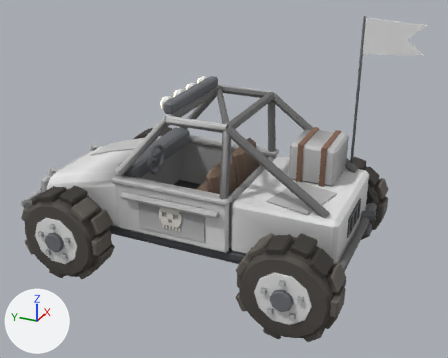
Renders of the glTF model assets/art/vehicles/wasteland_buggy/wasteland_buggy.glb from each side of a commit.
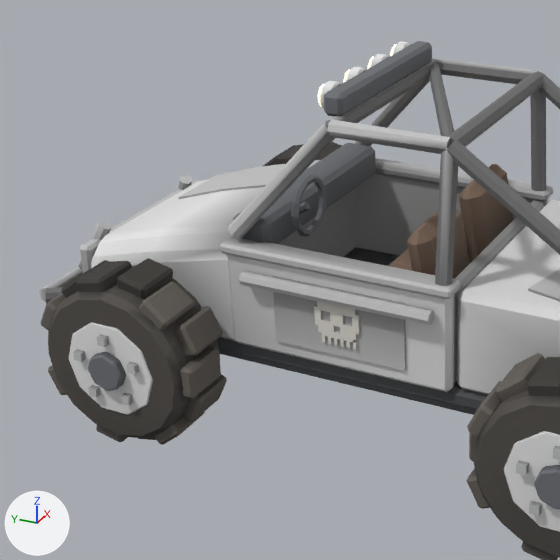
Each version is shown whole from a 50 mm camera at (-4.15, -1.97, 2.79) aimed at (-0.06, -0.12, 0.75), then close up on the part from 0% to 63% of the width and 16% to 94% of the height. Arrows for +X, +Y and +Z are at lower left; the lights stay in place. The older version's two pictures come first. Vertices at exactly the same position are counted once.

Before the edit, the objects in view are built like this:
```python
me_accent = bpy.data.meshes.new('Accent')
me_accent.from_pydata(...)  # 1410 vertices, 2616 faces; spans x -0.9..0.9, y -1.46..1.5, z 0.17..1.99
me_accent.materials.append(mat_accent)
me_neutral = bpy.data.meshes.new('Neutral')
me_neutral.from_pydata(...)  # 3570 vertices, 7616 faces; spans x -0.93..0.93, y -1.28..1.51, z 0.0..2.0
me_neutral.materials.append(mat_neutral)
ob_accent = bpy.data.objects.new('Accent', me_accent)
ob_accent.location = (0.0, 0.0, 0.0)
ob_neutral = bpy.data.objects.new('Neutral', me_neutral)
ob_neutral.location = (0.0, 0.0, 0.0)
```
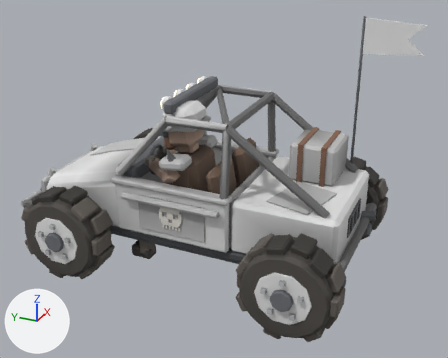
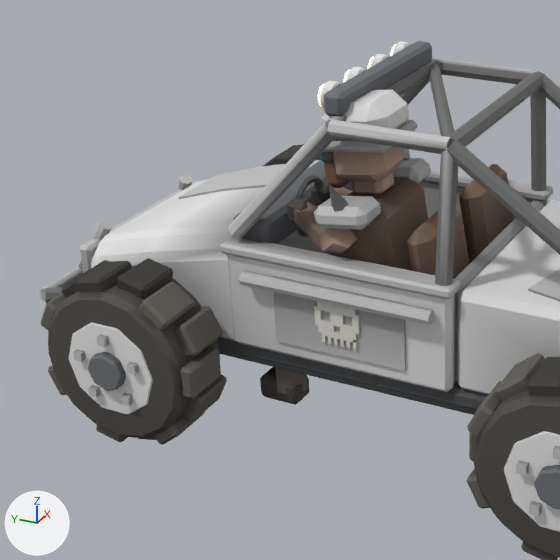
Boxes (x1, y1, x2, y2) around the edits, measured in the close-ups (560 x 560 px):
```json
{"part": 1, "of": "me_accent", "change": "added", "after": [321, 90, 409, 140]}
{"part": 2, "of": "me_accent", "change": "added", "after": [323, 120, 418, 153]}
{"part": 3, "of": "me_accent", "change": "added", "after": [314, 196, 381, 230]}
{"part": 4, "of": "me_accent", "change": "added", "after": [392, 158, 431, 185]}
{"part": 5, "of": "me_neutral", "change": "added", "after": [319, 152, 333, 162], "on screen": "mostly hidden"}
{"part": 6, "of": "me_neutral", "change": "added", "after": [320, 228, 357, 256], "on screen": "brown"}
{"part": 7, "of": "me_neutral", "change": "added", "after": [287, 195, 316, 224]}
{"part": 8, "of": "me_neutral", "change": "added", "after": [310, 179, 334, 206]}
{"part": 9, "of": "me_neutral", "change": "added", "after": [260, 147, 428, 405], "on screen": "brown"}
{"part": 10, "of": "me_neutral", "change": "recoloured", "before": [265, 86, 477, 272], "after": [265, 86, 477, 272]}
```

Scene script edits in JSON lines:
```json
{"block": "me_accent", "where": "# used by ob_accent; location = (0.0, 0.0, 0.0)"}
{"op": "remove", "block": "me_accent", "code": "me_accent.from_pydata(...)  # 1410 vertices, 2616 faces; spans x -0.9..0.9, y -1.46..1.5, z 0.17..1.99"}
{"op": "add", "block": "me_accent", "code": "me_accent.from_pydata(...)  # 1506 vertices, 2792 faces; spans x -0.9..0.9, y -1.46..1.5, z 0.17..1.99"}
{"block": "me_accent", "change": "me_accent part 1: a new loose piece of 24 vertices spanning x -0.38..-0.1, y -0.02..0.26, z 1.21..1.4, in mat_accent"}
{"block": "me_accent", "change": "me_accent part 2: a new loose piece of 24 vertices spanning x -0.39..-0.09, y -0.04..0.26, z 1.19..1.27, in mat_accent"}
{"block": "me_accent", "change": "me_accent part 3: a new loose piece of 24 vertices spanning x -0.54..-0.38, y -0.03..0.2, z 0.95..1.06, in mat_accent"}
{"block": "me_accent", "change": "me_accent part 4: a new loose piece of 24 vertices spanning x -0.1..0.06, y -0.03..0.2, z 0.95..1.06, in mat_accent"}
{"block": "me_neutral", "where": "# used by ob_neutral; location = (0.0, 0.0, 0.0)"}
{"op": "remove", "block": "me_neutral", "code": "me_neutral.from_pydata(...)  # 3570 vertices, 7616 faces; spans x -0.93..0.93, y -1.28..1.51, z 0.0..2.0"}
{"op": "add", "block": "me_neutral", "code": "me_neutral.from_pydata(...)  # 3920 vertices, 8236 faces; spans x -0.93..0.93, y -1.28..1.51, z 0.0..2.0"}
{"block": "me_neutral", "change": "me_neutral part 5: the loose piece of 24 vertices spanning x -0.4..0.4, y 0.13..0.21, z 1.35..1.43 is copied, and the copy is scaled about its middle by (0.282, 0.573, 0.641), then moved by (-0.24, 0.07, -0.21); it spans x -0.36..-0.12, y 0.21..0.27, z 1.14..1.21"}
{"block": "me_neutral", "change": "me_neutral part 6: a new loose piece, an icosphere of 20 faces spanning x -0.52..-0.35, y 0.05..0.23, z 0.8..0.98, in mat_neutral"}
{"block": "me_neutral", "change": "me_neutral part 7: the loose piece of 24 vertices spanning x -0.42..-0.06, y -0.15..0.23, z 0.4..0.54 is copied, and the copy is scaled about its middle by (0.232, 0.218, 0.763), then moved by (-0.09, 0.32, 0.45); it spans x -0.38..-0.28, y 0.31..0.41, z 0.87..0.97"}
{"block": "me_neutral", "change": "me_neutral part 8: the loose piece of 24 vertices spanning x -0.42..-0.06, y -0.15..0.23, z 0.4..0.54 is copied, and the copy is scaled about its middle by (0.232, 0.218, 0.763), then moved by (0.09, 0.32, 0.45); it spans x -0.2..-0.1, y 0.31..0.41, z 0.87..0.97"}
{"block": "me_neutral", "change": "me_neutral part 9: 230 vertices added at x -0.55..0.07, y -0.1..0.56, z 0.07..1.32"}
{"block": "me_neutral", "change": "me_neutral part 10: 405 kept faces spanning x -0.92..0.92, y -0.94..1.5, z 0.16..1.42 get new vertex colours"}
{"block": "me_neutral", "change": "other edits to the shape of me_neutral do not show in these pictures"}
```
